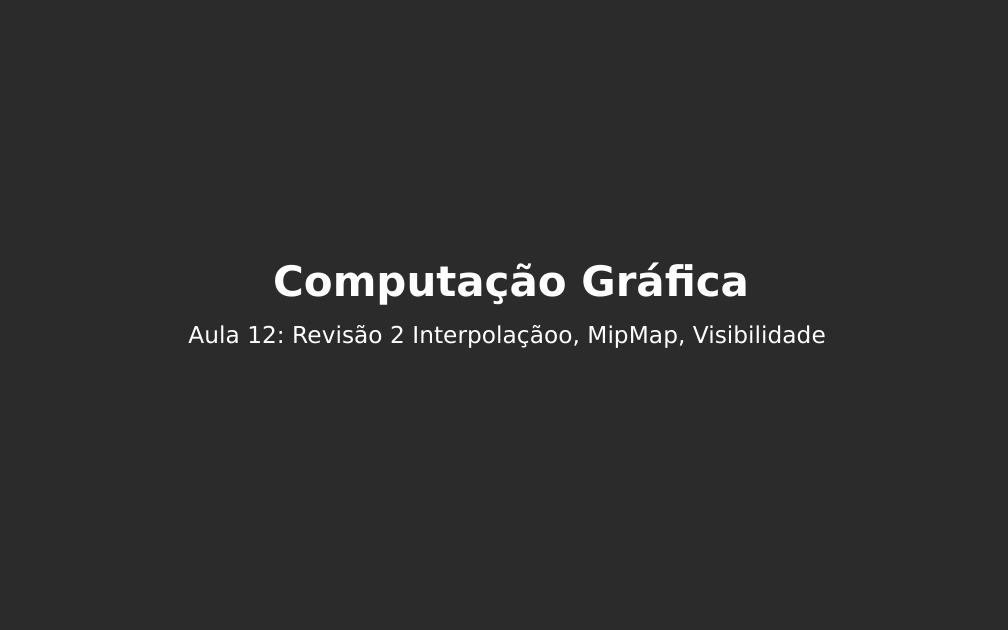
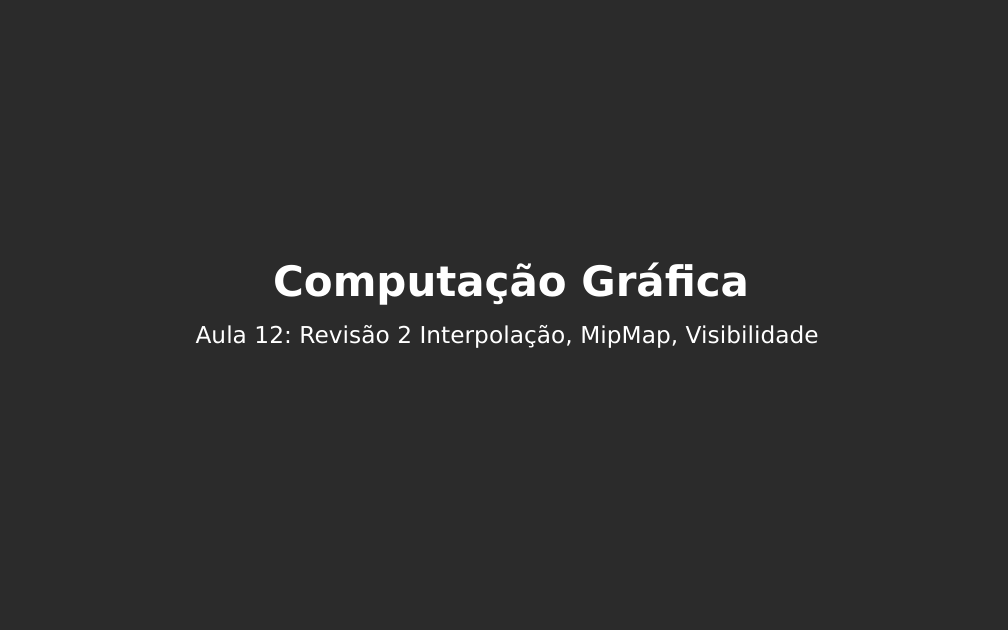
Before and after one commit to lpsoares/ComputacaoGrafica, a slide deck: slide 1 of content/aulas/12-revisao3_interpolacao_mipmap_visibilidade/aula12_revisao3_interpolacao_mipmap_visibilidade.pptx. Drawn at 1008x630 pixels with LibreOffice and Linux fonts; fonts in the diff are those of the drawing; background and template pictures are left out; a plain dark background stands for a picture behind light text. Boxes give left, top, right and bottom in pixels: in the first picture for what was removed or moved away, otherwise in the second. Text is boxed around its words. In the diff, an @@ line names an element or a change of style, - is before the commit and + after.

Commit message:
atualização da aula 12

```diff
--- a/content/aulas/12-revisao3_interpolacao_mipmap_visibilidade/aula12_revisao3_interpolacao_mipmap_visibilidade.pptx
+++ b/content/aulas/12-revisao3_interpolacao_mipmap_visibilidade/aula12_revisao3_interpolacao_mipmap_visibilidade.pptx
@@ text at (196, 325, 819, 348): text changed @@
-Aula 12: Revisão 2 Interpolaçãoo, MipMap, Visibilidade
+Aula 12: Revisão 2 Interpolação, MipMap, Visibilidade
```
Also in this commit, not shown: 14 other slides changed, 7 slides added, 1 other file.
